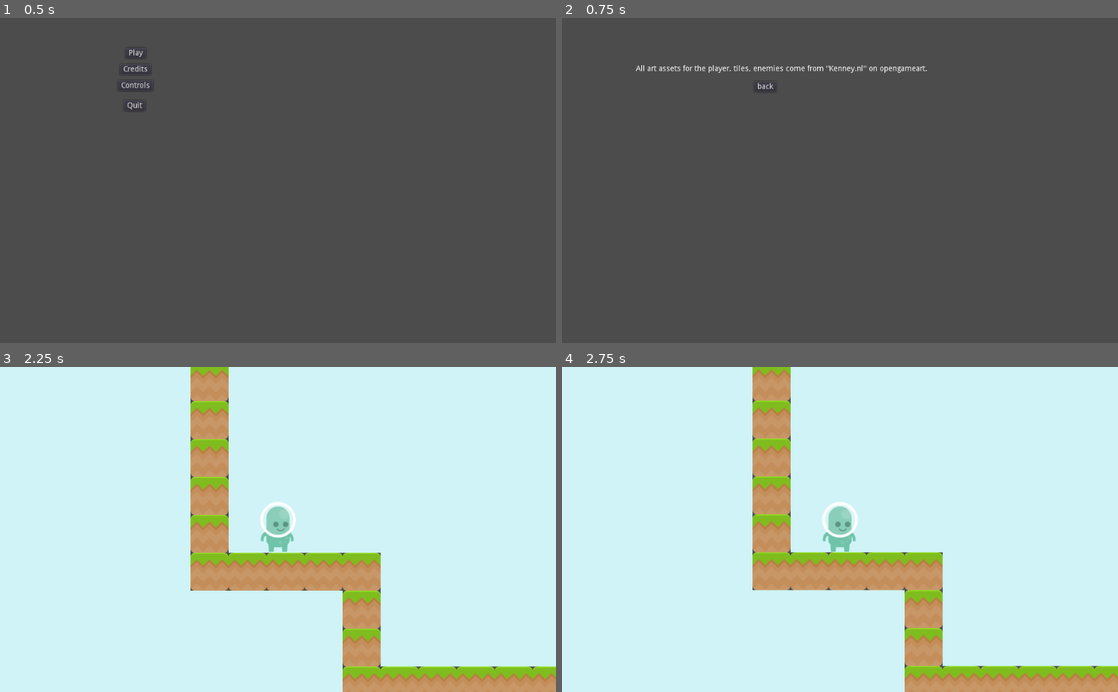
Above: before the commit, frames 1-4 (two rows, left to right).
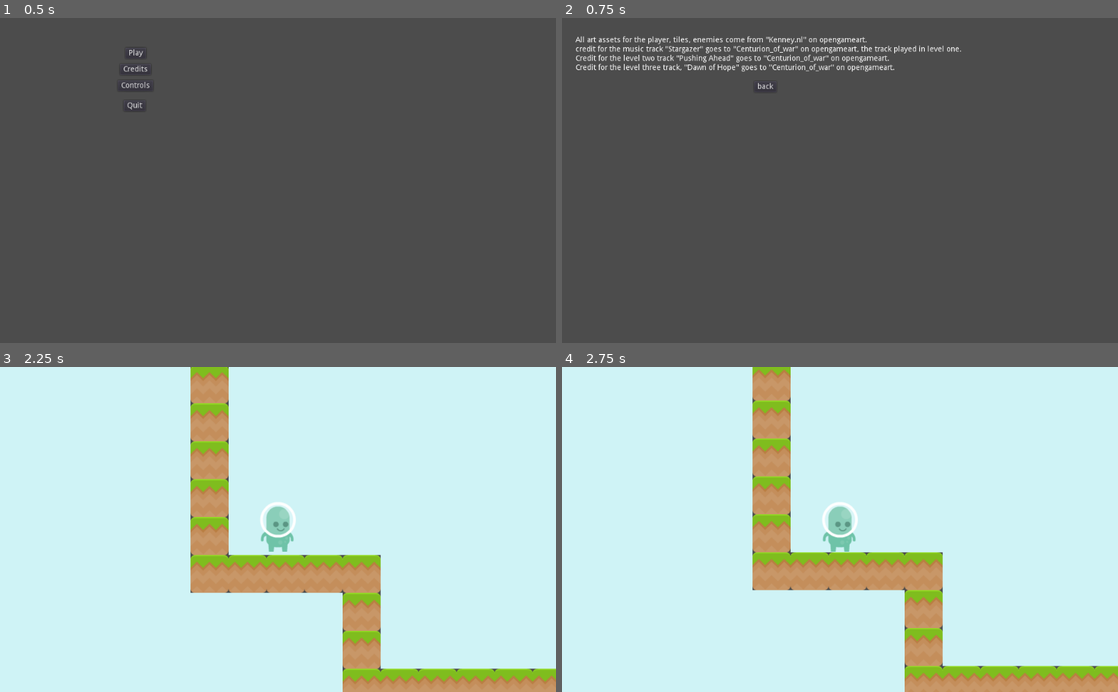
Above: after the commit, the same moments.

Repository: SeanKuehl/Simple-Platformer
Game: Godot game, scene res://MainMenuFolder/MainMenu.tscn
Two runs of this game, one before a commit and one after it. Both use one fixed random seed, a clock stepped at 60 frames per second and the inputs below.
Inputs:
- Up to frame 1 (0.5 s): no input
- Up to frame 2 (0.75 s): click "Credits" at 0.5 s
- Up to frame 3 (2.25 s): click "back" at 1.25 s; click "Play" at 2 s
- Up to frame 4 (2.75 s): no input

Frame 1 is identical in both runs. In frame 2, 2.2% of the frame differs, in the area x 2-72%, y 5-17%; in frame 3, 2.4%, in the area x 34-100%, y 0-97%; in frame 4, nothing differs.

Commit message:
added music players and music to all the levels

Diff:
--- a/FirstLevelFolder/LevelOne.tscn
+++ b/FirstLevelFolder/LevelOne.tscn
@@ -1,9 +1,10 @@
-[gd_scene load_steps=5 format=2]
+[gd_scene load_steps=6 format=2]
 
 [ext_resource path="res://TileSets/Grassy.tscn" type="PackedScene" id=1]
 [ext_resource path="res://Player/Player.tscn" type="PackedScene" id=2]
 [ext_resource path="res://Enemies/BasicEnemy/BasicEnemy.tscn" type="PackedScene" id=3]
 [ext_resource path="res://LevelChangers/LevelOneVictory.tscn" type="PackedScene" id=4]
+[ext_resource path="res://Assets/Music/techno_stargazev2.1loop.ogg" type="AudioStream" id=5]
 
 [node name="LevelOne" type="Node2D"]
 
@@ -13,7 +14,7 @@
 tile_data = PoolIntArray( 0, 4, 0, 1, 4, 0, 2, 4, 0, 3, 4, 0, 4, 4, 0, 5, 4, 0, 6, 4, 0, 7, 4, 0, 8, 4, 0, 9, 4, 0, 10, …(10775 unchanged characters)…
 
 [node name="Player" parent="." instance=ExtResource( 2 )]
-position = Vector2( 622.085, 721.567 )
+position = Vector2( 622.085, 717.329 )
 
 [node name="BasicEnemy" parent="." instance=ExtResource( 3 )]
 position = Vector2( 1292.58, 936.015 )
@@ -32,3 +33,7 @@
 
 [node name="LevelVictory" parent="." instance=ExtResource( 4 )]
 position = Vector2( 1113.45, 1453.03 )
+
+[node name="AudioStreamPlayer" type="AudioStreamPlayer" parent="."]
+stream = ExtResource( 5 )
+autoplay = true
--- a/MainMenuFolder/CreditsFolder/Credits.tscn
+++ b/MainMenuFolder/CreditsFolder/Credits.tscn
@@ -10,11 +10,14 @@
 }
 
 [node name="Label" type="Label" parent="."]
-margin_left = 136.308
-margin_top = 87.3081
-margin_right = 677.308
-margin_bottom = 101.308
-text = "All art assets for the player, tiles, enemies come from \"Kenney.nl\" on opengameart. "
+margin_left = 24.9454
+margin_top = 33.8541
+margin_right = 735.945
+margin_bottom = 98.8541
+text = "All art assets for the player, tiles, enemies come from \"Kenney.nl\" on opengameart.
+credit for the music track \"Stargazer\" goes to \"Centurion_of_war\" on opengameart, the track played in level one.
+Credit for the level two track \"Pushing Ahead\" goes to \"Centurion_of_war\" on opengameart.
+Credit for the level three track, \"Dawn of Hope\" goes to \"Centurion_of_war\" on opengameart."
 
 [node name="back" type="Button" parent="."]
 margin_left = 353.687
--- a/Player/Player.tscn
+++ b/Player/Player.tscn
@@ -1,10 +1,13 @@
-[gd_scene load_steps=4 format=2]
+[gd_scene load_steps=5 format=2]
 
 [ext_resource path="res://Player/Player.gd" type="Script" id=1]
 [ext_resource path="res://Assets/Player/p1_walk08.png" type="Texture" id=2]
 
 [sub_resource type="RectangleShape2D" id=1]
 extents = Vector2( 33.5344, 47.5331 )
+
+[sub_resource type="Animation" id=2]
+resource_name = "Walk Left"
 
 [node name="Player" type="KinematicBody2D" groups=[
 "Player",
@@ -30,3 +33,6 @@
 [node name="CollisionShape2D" type="CollisionShape2D" parent="Area2D"]
 position = Vector2( 0, -3.36358 )
 shape = SubResource( 1 )
+
+[node name="AnimationPlayer" type="AnimationPlayer" parent="."]
+"anims/Walk Left" = SubResource( 2 )
--- a/SecondLevelFolder/LevelTwo.tscn
+++ b/SecondLevelFolder/LevelTwo.tscn
@@ -1,8 +1,9 @@
-[gd_scene load_steps=6 format=2]
+[gd_scene load_steps=7 format=2]
 
 [ext_resource path="res://TileSets/Grassy.tscn" type="PackedScene" id=1]
 [ext_resource path="res://Player/Player.tscn" type="PackedScene" id=2]
 [ext_resource path="res://Enemies/Spike/Spike.tscn" type="PackedScene" id=3]
+[ext_resource path="res://Assets/Music/push_ahead.ogg" type="AudioStream" id=4]
 [ext_resource path="res://Enemies/FlyEnemy/FlyDownAtStart.tscn" type="PackedScene" id=5]
 [ext_resource path="res://LevelChangers/LevelTwoVictory.tscn" type="PackedScene" id=6]
 
@@ -125,3 +126,7 @@
 
 [node name="Spike26" parent="." instance=ExtResource( 3 )]
 position = Vector2( 2783.92, 1668.66 )
+
+[node name="AudioStreamPlayer" type="AudioStreamPlayer" parent="."]
+stream = ExtResource( 4 )
+autoplay = true
--- a/ThirdLevelFolder/ThirdLevel.tscn
+++ b/ThirdLevelFolder/ThirdLevel.tscn
@@ -6,6 +6,7 @@
 [ext_resource path="res://Enemies/BasicEnemy/BasicEnemy.tscn" type="PackedScene" id=4]
 [ext_resource path="res://Enemies/Spike/Spike.tscn" type="PackedScene" id=5]
 [ext_resource path="res://LevelChangers/LevelThreeVictory.tscn" type="PackedScene" id=6]
+[ext_resource path="res://Assets/Music/dawn_of_hope_low.ogg" type="AudioStream" id=7]
 
 [node name="ThirdLevel" type="Node2D"]
 
@@ -89,3 +90,7 @@
 
 [node name="Area2D" parent="." instance=ExtResource( 6 )]
 position = Vector2( 4291.45, 4240.18 )
+
+[node name="AudioStreamPlayer" type="AudioStreamPlayer" parent="."]
+stream = ExtResource( 7 )
+autoplay = true
Not shown, added: Assets/Music/dawn_of_hope_low.ogg.import
Not shown, added: Assets/Music/push_ahead.ogg.import
Not shown, added: Assets/Music/techno_stargazev2.1loop.ogg.import
Binary file added: Assets/Player/p1_walk01.png
Not shown, added: Assets/Player/p1_walk01.png.import
Binary file added: Assets/Player/p1_walk02.png
Not shown, added: Assets/Player/p1_walk02.png.import
Binary file added: Assets/Player/p1_walk03.png
Not shown, added: Assets/Player/p1_walk03.png.import
Binary file added: Assets/Player/p1_walk04.png
Not shown, added: Assets/Player/p1_walk04.png.import
Binary file added: Assets/Player/p1_walk05.png
(and 15 more such lines)
